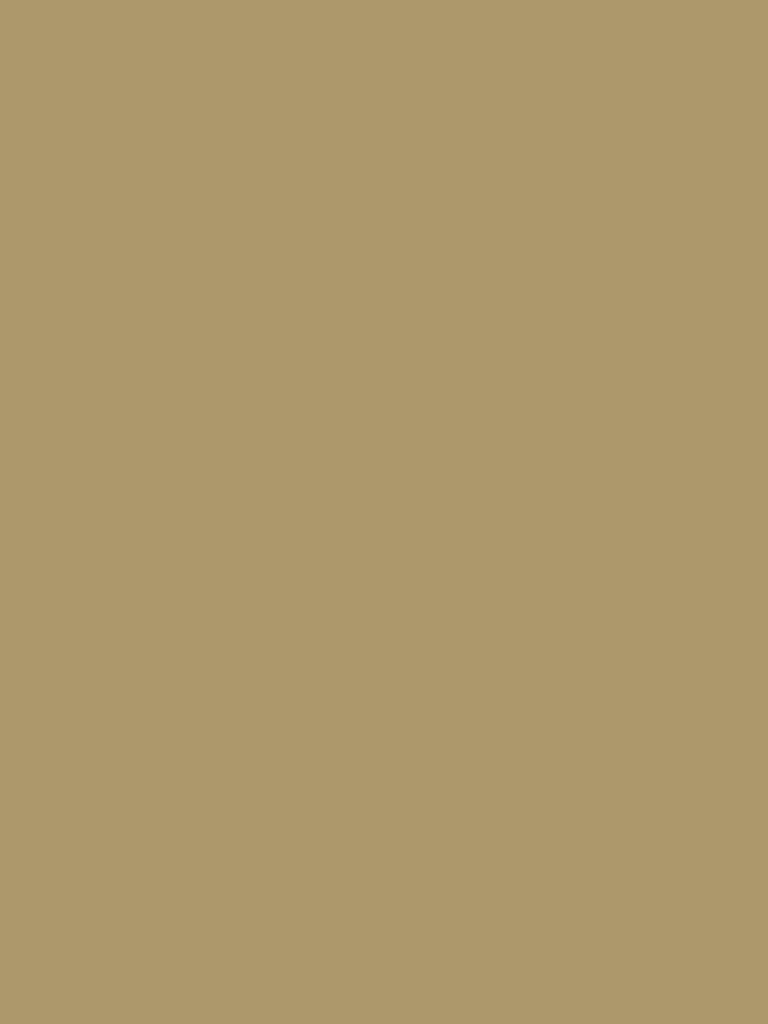
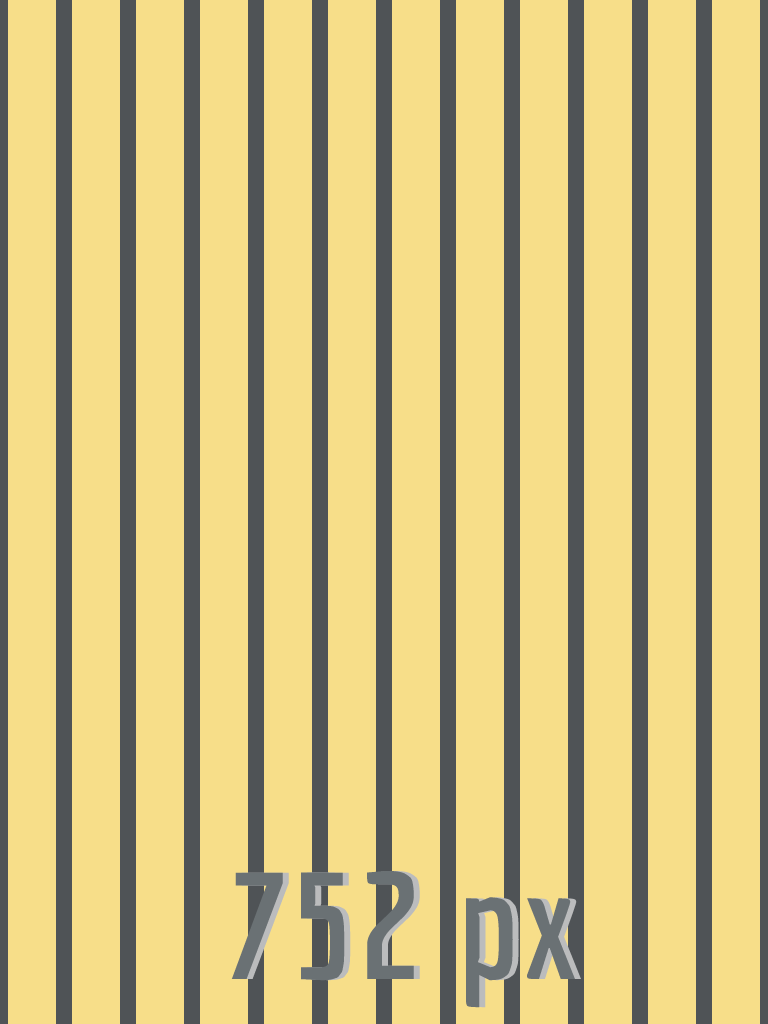
Layer changes from the first 768x1024 image to the second:
added group "guides" with 5 layers above "Layer 0" over [0, 0, 768, 1024]
added group "text - 752" with 2 layers in group "guides" over [231, 871, 581, 1008]
added layer "752 px" (1st of 2, in "guides" › "text - 752") in group "text - 752" over [231, 871, 575, 1008]
added layer "752 px" (2nd of 2, in "guides" › "text - 752") in group "text - 752" over [237, 871, 581, 1008]
added layer "Layer 3" in group "guides" over [8, 0, 760, 1024]
moved "Layer 1" into group "guides", painted on it over [0, 0, 768, 1024]
